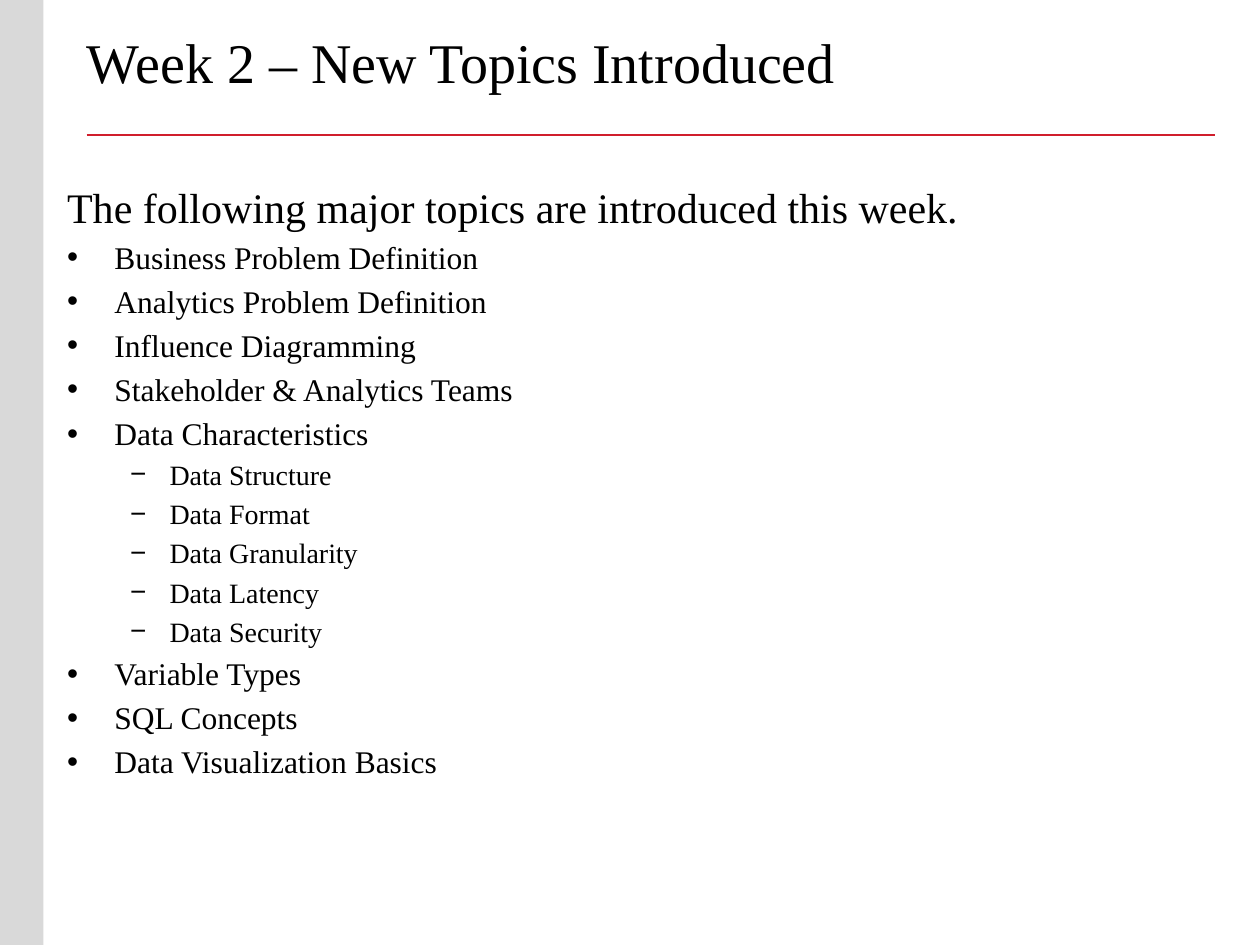
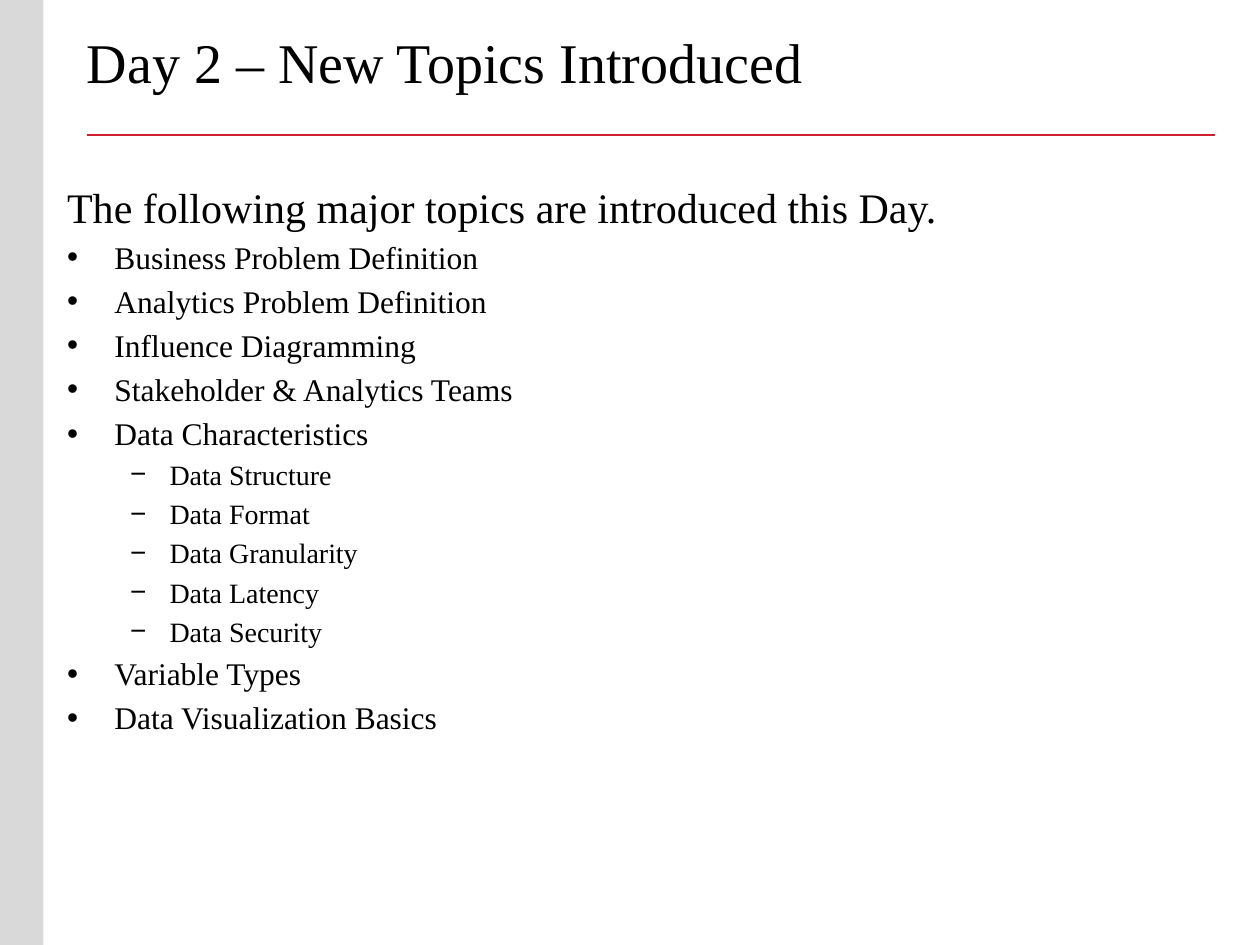
Before and after one commit to buyuhuang/csda1000_FT, a slide deck: slide 5 of day2/1. Lecture/day2_intro_analytics_viz.pptx. Drawn at 1260x945 pixels with LibreOffice and Linux fonts; fonts in the diff are those of the drawing; background and template pictures are left out. Boxes give left, top, right and bottom in pixels: in the first picture for what was removed or moved away, otherwise in the second. Text is boxed around its words. In the diff, an @@ line names an element or a change of style, - is before the commit and + after.

```diff
--- a/day2/1. Lecture/day2_intro_analytics_viz.pptx
+++ b/day2/1. Lecture/day2_intro_analytics_viz.pptx
@@ title at <box>87,44,802,94</box>: text changed @@
-Week 2 – New Topics Introduced
+Day 2 – New Topics Introduced
@@ text at <box>67,193,937,232</box>: text changed @@
-The following major topics are introduced this week.
+The following major topics are introduced this Day.
@@ text at <box>114,708,298,736</box>: paragraph removed @@
-• SQL Concepts
```
Also in this commit, not shown: 6 other slides changed, 11 slides added, 14 other files.
